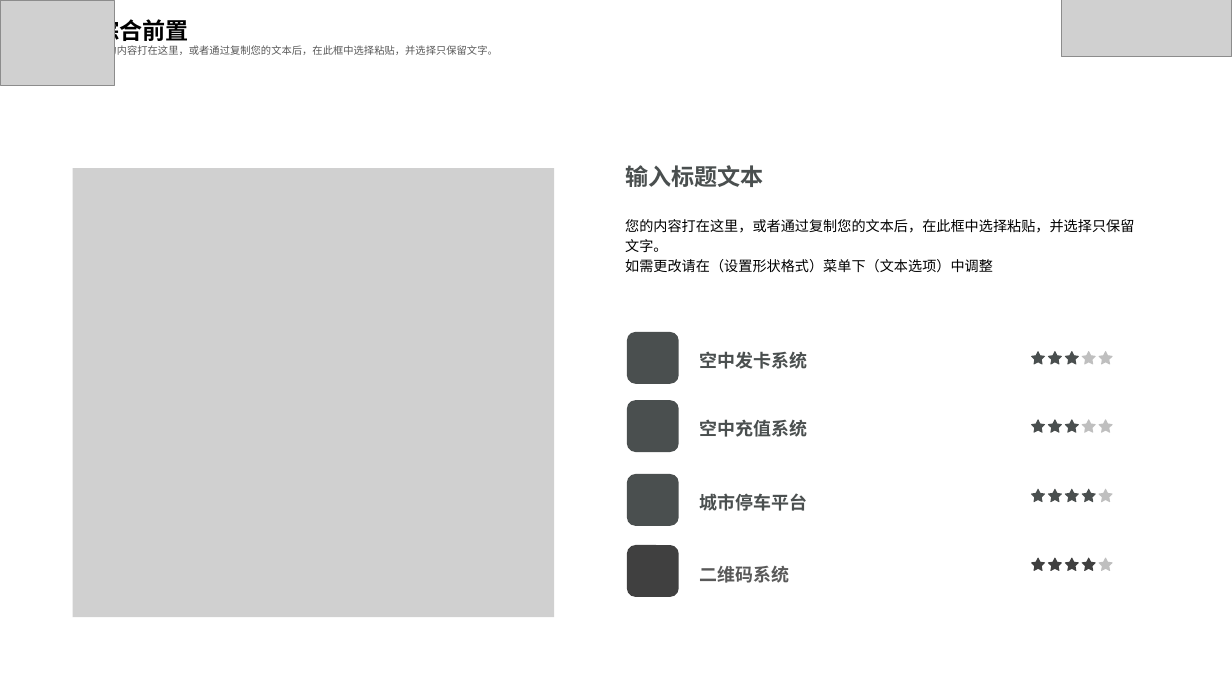
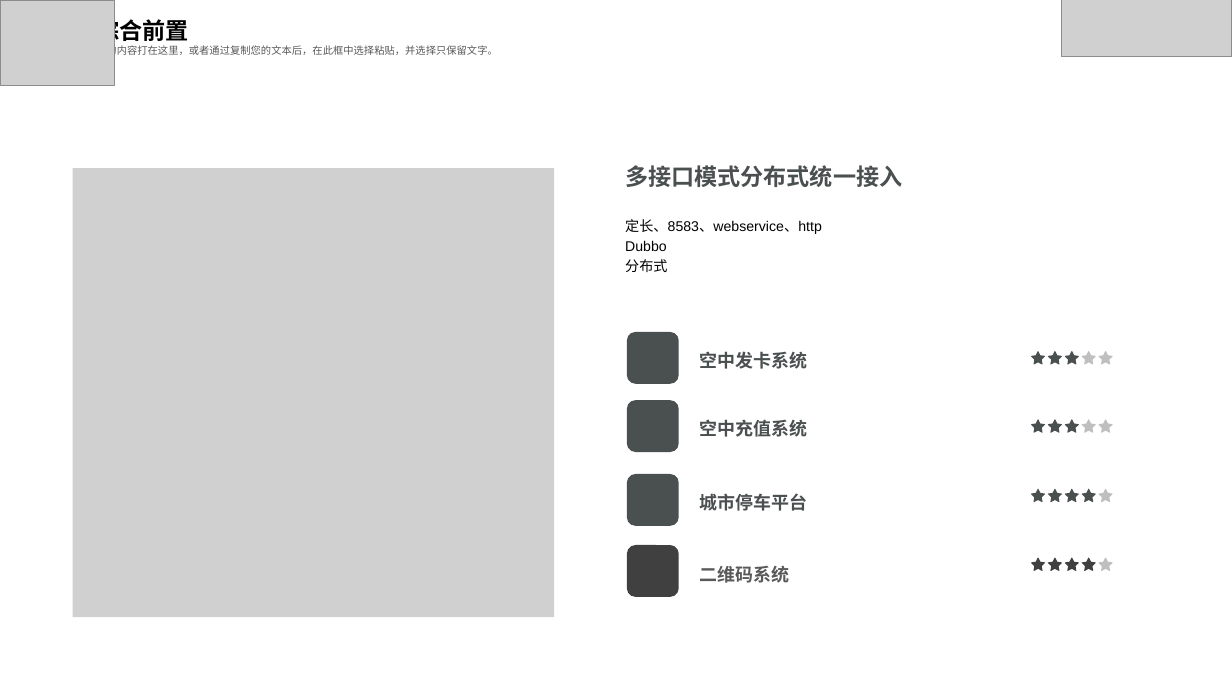
Before and after one commit to feiweihy/SpringCloud, a slide deck: slide 20 of documents/1-技术交流/中交金卡技术交流20190505.pptx. Drawn at 1232x693 pixels with LibreOffice and Linux fonts; fonts in the diff are those of the drawing; grey boxes stand for pictures. Boxes give left, top, right and bottom in pixels: in the first picture for what was removed or moved away, otherwise in the second. Text is boxed around its words. In the diff, an @@ line names an element or a change of style, - is before the commit and + after.

```diff
--- a/documents/1-技术交流/中交金卡技术交流20190505.pptx
+++ b/documents/1-技术交流/中交金卡技术交流20190505.pptx
@@ text at bbox=[625, 165, 902, 187]: text changed @@
-输入标题文本
+多接口模式分布式统一接入
@@ text at bbox=[625, 219, 822, 272]: text changed @@
-您的内容打在这里，或者通过复制您的文本后，在此框中选择粘贴，并选择只保留文字。
-如需更改请在（设置形状格式）菜单下（文本选项）中调整
+定长、8583、webservice、http
+Dubbo
+分布式
```
Also in this commit, not shown: 5 other slides changed.
